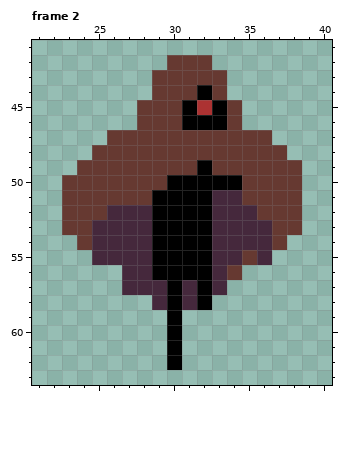
Pixel-art file, stored at 2D-Platformer/Assets/Lesson_Animated_Character/Vegabond_Sprites/Vagabond-Jump.aseprite. That is the earlier state.
64x64 pixels, 3 frames. Shown: frame 2: x 21..40, y 41..63. The old version is drawn lined up with the new one.
And afterwards:
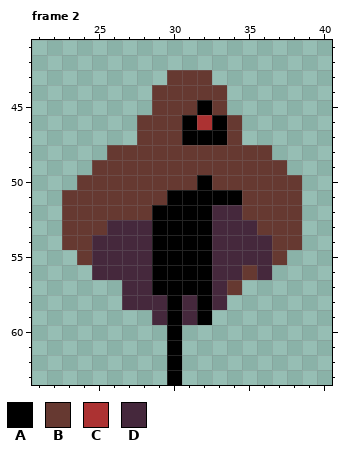
Palette (. is transparent): A #000000  B #663931  C #ac3232  D #45283c
Change:
whole drawing moved by +0,+20 (the old picture is shown already moved)
Frame 2:
Colour A now appears in row 59 at x 32; in row 63 at x 30.
The author changed colour B to colour A in row 47 at x 31 to 33.
The author changed colour C to colour A in row 45 at x 32.
The author changed colour D to colour A in row 51 at x 33 to 34; in row 57 at x 29 and 31.
Colour B now appears in row 54 at x 23 and 38; in row 55 at x 24 and 37; in row 56 at x 35; in row 57 at x 34.
The author changed colour A to colour B in row 44 at x 32; in row 45 at x 31 and 33; in row 49 at x 32; in row 50 at x 30 to 31 and 33 to 34; in row 51 at x 29.
The author changed colour D to colour B in row 52 at x 26 to 28 and 35; in row 53 at x 25 and 36.
The author changed colour A to colour C in row 46 at x 32.
Colour D now appears in row 56 at x 25 to 26 and 36; in row 58 at x 27 to 28 and 33; in row 59 at x 29 and 31.
The author changed colour B to colour D in row 55 at x 35; in row 56 at x 34.
The author cleared colour B in row 42 at x 30 to 32; in row 43 at x 29 and 33; in row 45 at x 28 and 34; in row 47 at x 26 to 27 and 35 to 36; in row 48 at x 25 and 37; in row 49 at x 24 and 38.
The author cleared colour B in row 50 at x 23.
